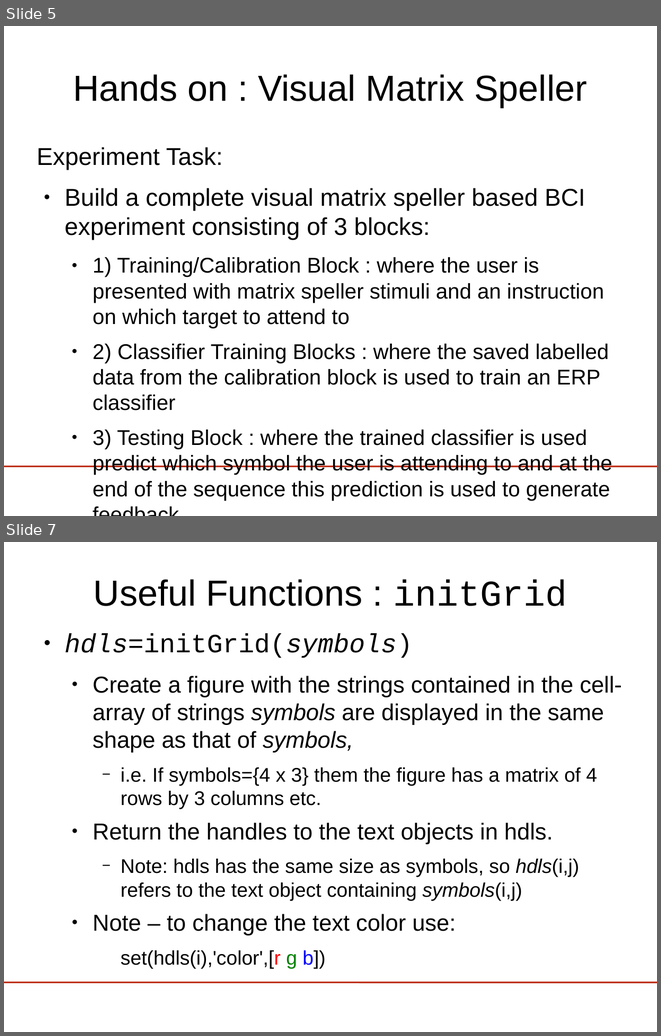
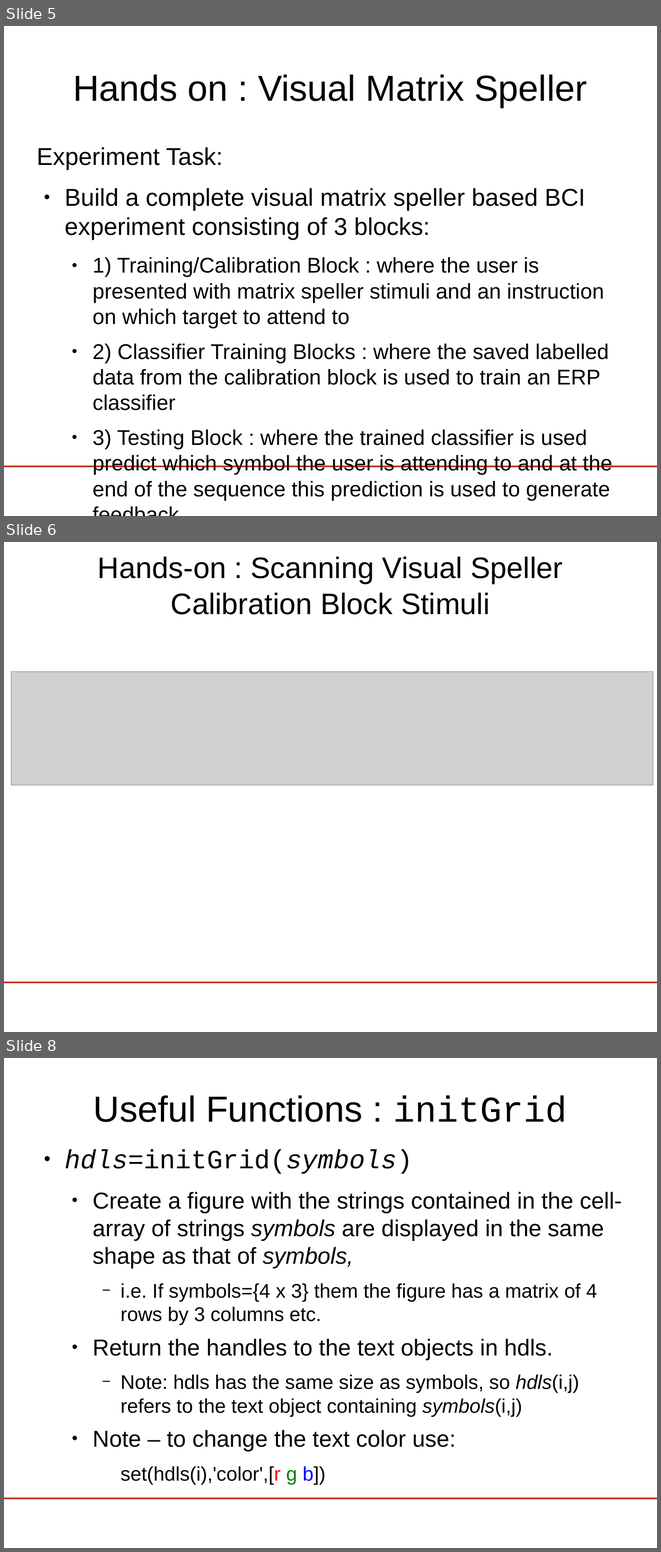
Before and after one commit to jadref/buffer_bci, a slide deck: tutorial/lect5-visspell/visualSpeller.odp. Shown one above the other, each under a label of ours: slides 5 and 7 before the commit, slides 5, 6 and 8 after it; the slides between them are not shown. The pictures are 661x1036 and 661x1552 pixels, drawn with LibreOffice and Linux fonts; fonts in the diff are those of the drawing; grey boxes stand for pictures; background and template pictures are left out. Boxes give left, top, right and bottom in pixels: in the first picture for what was removed or moved away, otherwise in the second. Text is boxed around its words. In the diff, an @@ line names an element or a change of style, - is before the commit and + after.

```diff
--- a/tutorial/lect5-visspell/visualSpeller.odp
+++ b/tutorial/lect5-visspell/visualSpeller.odp
@@ slide 6 added at [4, 542, 657, 1032], background #FFFFFF; not listed: 1 template element that a slide beside it also shows @@
@@ title added at [98, 556, 563, 615], 36 pt, text #000000 @@
+Hands-on : Scanning Visual Speller Calibration Block Stimuli
@@ picture added at [11, 672, 653, 785] @@
@@ what was slide 7 is now slide 8 @@
```
Also in this commit, not shown: 5 slides changed, 4 other slides added, 1 slide removed, 1 other file.
